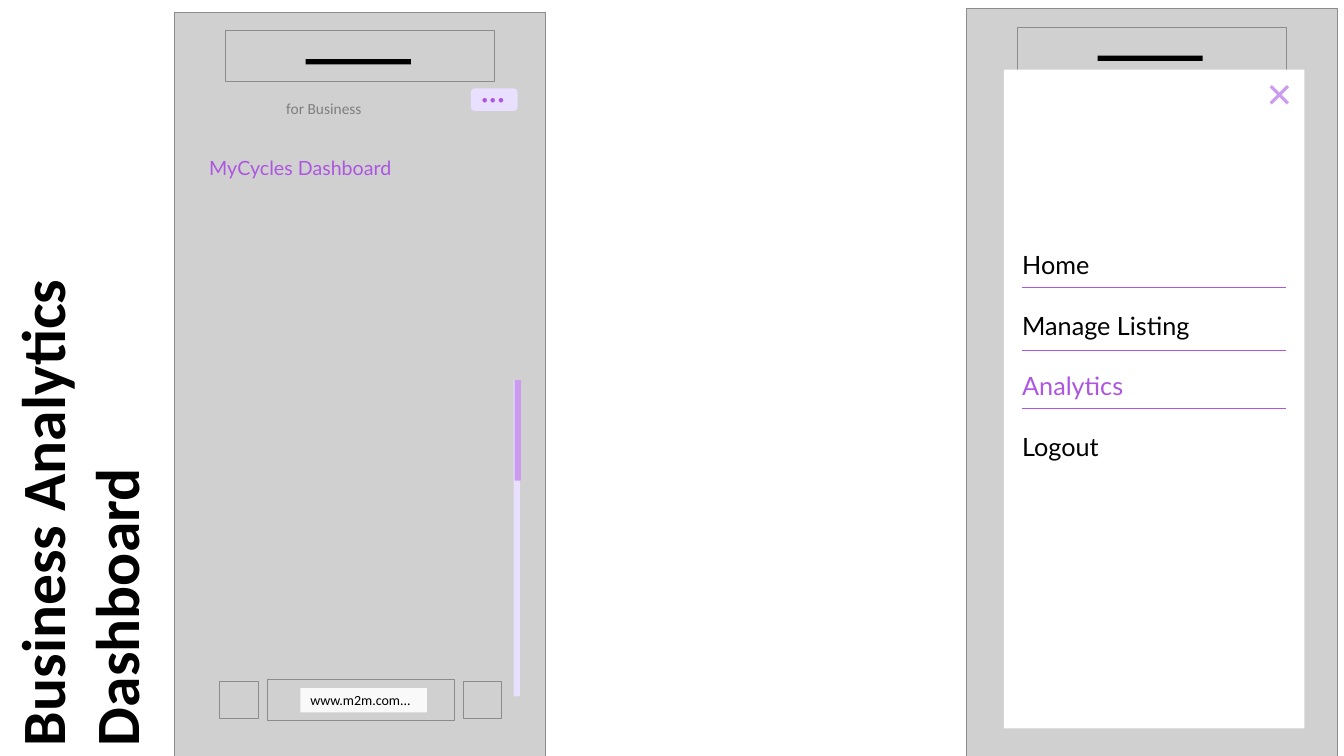
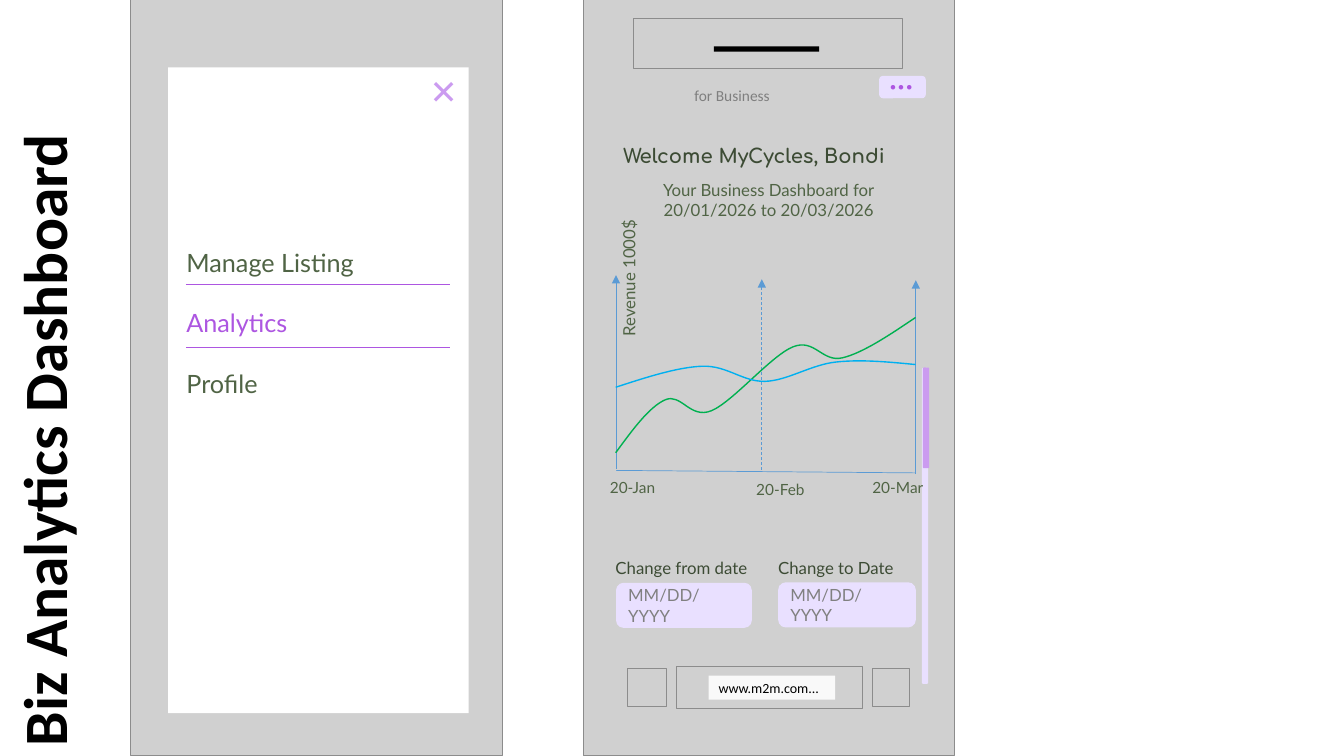
Before and after one commit to anodiamadmin/Micro2Move, a slide deck: slide 32 of BusinessAnalysis/Wireframes/WireframesA.pptx (slide 28 before the commit). Drawn at 1344x756 pixels with LibreOffice and Linux fonts; fonts in the diff are those of the drawing; grey boxes stand for pictures. Boxes give left, top, right and bottom in pixels: in the first picture for what was removed or moved away, otherwise in the second. Text is boxed around its words. In the diff, an @@ line names an element or a change of style, - is before the commit and + after.

```diff
--- a/BusinessAnalysis/Wireframes/WireframesA.pptx
+++ b/BusinessAnalysis/Wireframes/WireframesA.pptx
@@ picture: place and size @@
-picture at [967, 9, 1338, 756]
+picture at [131, 0, 502, 756]
@@ picture removed at [1017, 27, 1287, 78] @@
@@ rectangle removed at [1098, 55, 1203, 60] @@
@@ rectangle: place and size @@
-rectangle at [1004, 70, 1305, 729]
+rectangle at [168, 68, 469, 714]
@@ rounded rectangle "✕": place and size @@
-rounded rectangle "✕" at [1254, 83, 1301, 105]
+rounded rectangle "✕" at [418, 81, 465, 103]
@@ 4 pictures, 2 rectangles, 2 rounded rectangles: place and size @@
-4 pictures, 2 rectangles, 2 rounded rectangles at [220, 31, 520, 721]
+4 pictures, 2 rectangles, 2 rounded rectangles at [628, 18, 929, 708]
@@ text added at [623, 147, 885, 168], 14 pt, text #3C4B34, bold @@
+Welcome MyCycles, Bondi
@@ text at [8, 161, 83, 743]: text changed @@
-Business Analytics Dashboard
+Biz Analytics Dashboard
@@ text at [663, 183, 874, 217]: text changed; size 14 to 12 pt; text colour #AD56E1 to #506445 @@
-MyCycles Dashboard
+Your Business Dashboard for
+20/01/2026 to 20/03/2026
@@ rectangle "Manage Listing": place and size @@
-rectangle "Manage Listing" at [1012, 215, 1294, 461]
+rectangle "Manage Listing" at [176, 212, 458, 405]
@@ text added at [619, 224, 639, 335], 12 pt, text #506445 @@
+Revenue 1000$
@@ text in rectangle at [186, 253, 353, 277]: text colour #000000 to #506445 in "Manage Listing" @@
@@ text in rectangle at [1022, 256, 1089, 274]: paragraph removed @@
-Home
@@ line moved from (1022, 350) - (1287, 350) to (186, 284) - (450, 284) @@
@@ arrow added from (616, 469) to (616, 275), #5B9BD5 0.5 pt @@
@@ arrow added from (762, 470) to (762, 279), #5B9BD5 0.5 pt dashed @@
@@ arrow added from (917, 474) to (917, 280), #5B9BD5 0.5 pt @@
@@ freeform shape added at [616, 318, 917, 453], outline #00B050 1 pt @@
@@ line moved from (1022, 287) - (1286, 287) to (187, 348) - (451, 348) @@
@@ text in rectangle at [186, 374, 257, 393]: text changed; text colour #000000 to #506445 @@
-Logout
+Profile
@@ freeform shape added at [616, 361, 917, 387], outline #00B0F0 1 pt @@
@@ 1 picture, 1 text, 1 rounded rectangle: place and size @@
-1 picture, 1 text, 1 rounded rectangle at [174, 12, 545, 756]
+1 picture, 1 text, 1 rounded rectangle at [583, 0, 954, 756]
@@ line removed from (1022, 408) to (1286, 408) @@
@@ arrow added from (364, 470) to (380, 470), #FFFFFF 2 pt @@
@@ line added from (616, 471) to (917, 473), #5B9BD5 0.5 pt @@
@@ text added at [610, 482, 655, 493], 11 pt, text #506445 @@
+20-Jan
@@ text added at [756, 483, 804, 495], 11 pt, text #506445 @@
+20-Feb
@@ text added at [872, 480, 923, 497], 11 pt, text #506445 @@
+20-Mar
@@ text added at [615, 561, 748, 577], 12 pt, text #3C4B34 @@
+Change from date
@@ text added at [778, 561, 894, 577], 12 pt, text #3C4B34 @@
+Change to Date
@@ rounded rectangle added at [616, 583, 752, 628], fill #E9E0FF, 12 pt, text #808080 @@
+MM/DD/YYYY
@@ rounded rectangle added at [778, 583, 917, 628], fill #E9E0FF, 12 pt, text #808080 @@
+MM/DD/YYYY
```
Also in this commit, not shown: 4 other slides changed, 5 slides added, 1 slide removed.
